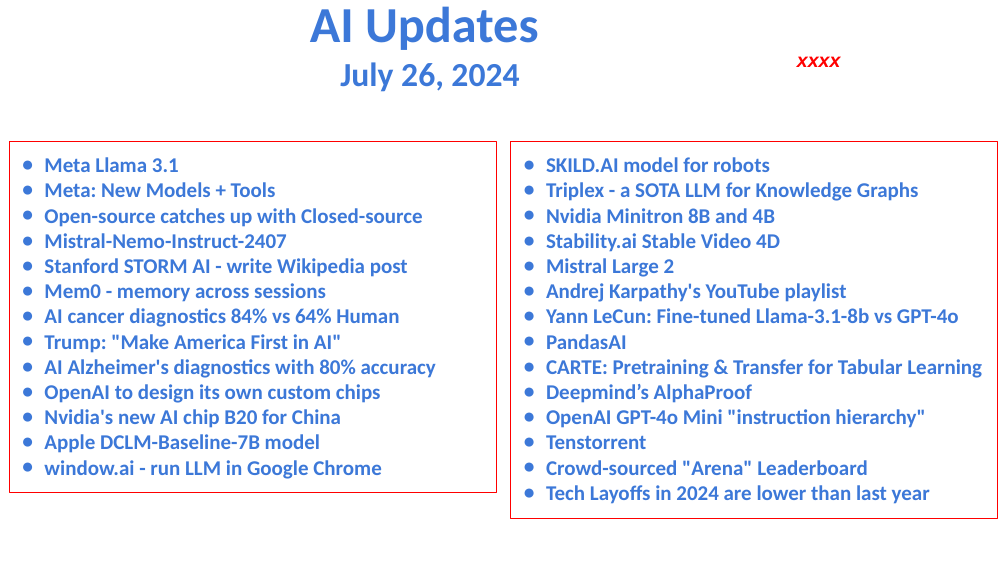
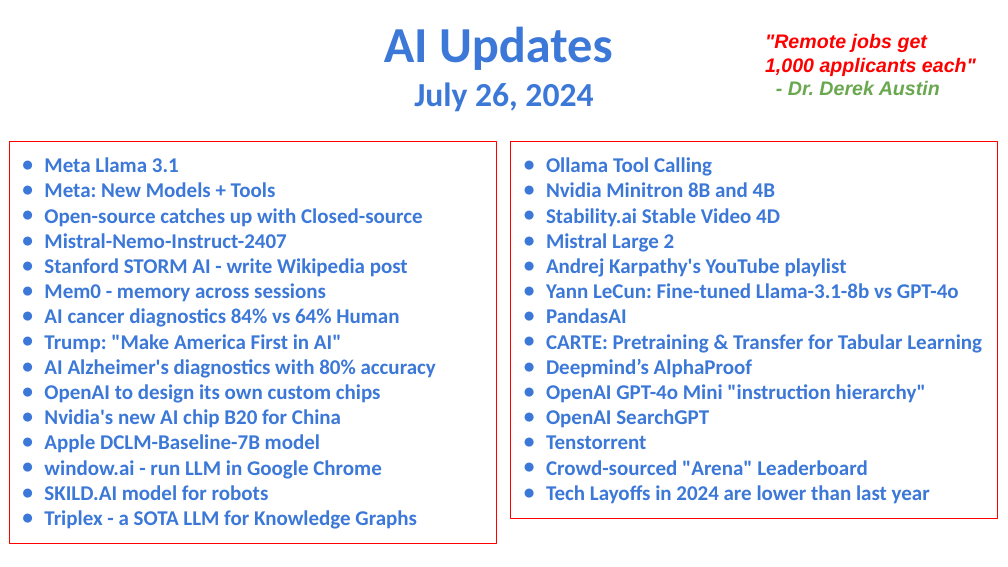
Before and after one commit to lselector/seminar, a slide deck: slide 1 of 2024/2024-07-26-AI-Updates.pptx. Drawn at 1008x567 pixels with LibreOffice and Linux fonts; fonts in the diff are those of the drawing. Boxes give left, top, right and bottom in pixels: in the first picture for what was removed or moved away, otherwise in the second. Text is boxed around its words. In the diff, an @@ line names an element or a change of style, - is before the commit and + after.

```diff
--- a/2024/2024-07-26-AI-Updates.pptx
+++ b/2024/2024-07-26-AI-Updates.pptx
@@ text "AI Updates" moved from (x1=310, y1=6, x2=539, y2=92) to (x1=384, y1=26, x2=613, y2=112) @@
@@ text at (x1=765, y1=33, x2=976, y2=95): text changed @@
-xxxx
+"Remote jobs get
+1,000 applicants each"
+- Dr. Derek Austin
@@ rectangle "Meta Llama 3.1" resized from (x1=9, y1=141, x2=496, y2=492) to (x1=9, y1=141, x2=496, y2=543) @@
@@ text in rectangle at (x1=546, y1=157, x2=712, y2=176): text changed @@
-● SKILD.AI model for robots
-● Triplex - a SOTA LLM for Knowledge Graphs
+● Ollama Tool Calling
@@ text in rectangle at (x1=546, y1=409, x2=709, y2=428): paragraph added @@
+● OpenAI SearchGPT
@@ text in rectangle at (x1=44, y1=485, x2=417, y2=529): paragraphs added @@
+● SKILD.AI model for robots
+● Triplex - a SOTA LLM for Knowledge Graphs
```
Also in this commit, not shown: 4 other slides changed, 1 slide added.
